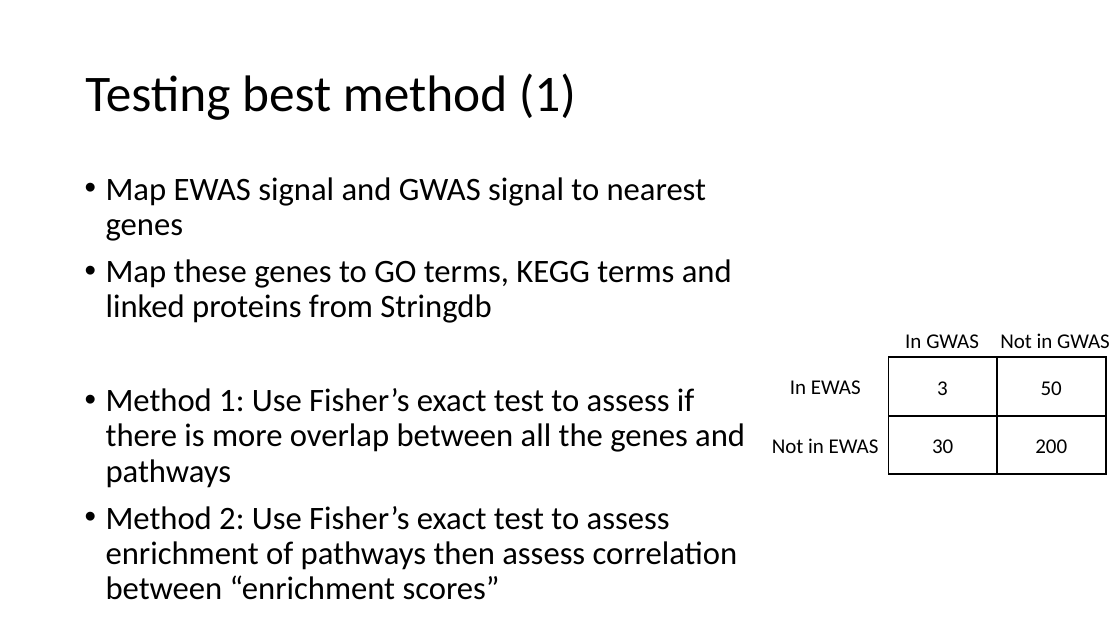
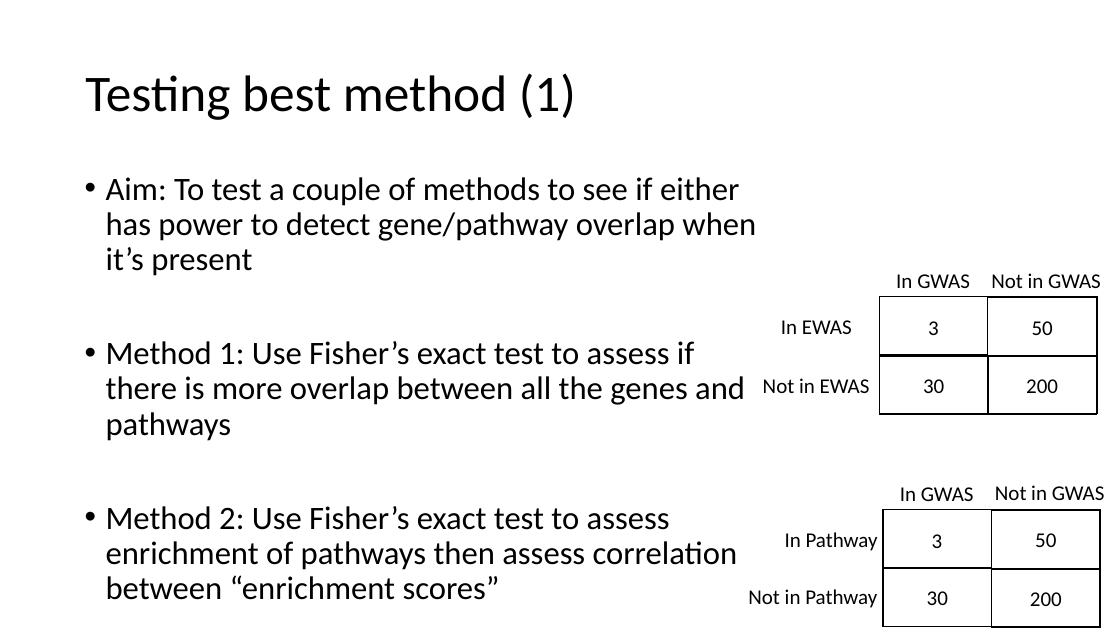
Before and after one commit to thomasbattram/thesis, a slide deck: slide 7 of meetings/2020-07-01/ewas-gwas-comparison-paper.pptx (slide 5 before the commit). Drawn at 1120x630 pixels with LibreOffice and Linux fonts; fonts in the diff are those of the drawing. Boxes give left, top, right and bottom in pixels: in the first picture for what was removed or moved away, otherwise in the second. Text is boxed around its words. In the diff, an @@ line names an element or a change of style, - is before the commit and + after.

```diff
--- a/meetings/2020-07-01/ewas-gwas-comparison-paper.pptx
+++ b/meetings/2020-07-01/ewas-gwas-comparison-paper.pptx
@@ text at bbox=[106, 177, 756, 276]: text changed @@
-• Map EWAS signal and GWAS signal to nearest genes
-• Map these genes to GO terms, KEGG terms and linked proteins from Stringdb
+• Aim: To test a couple of methods to see if either has power to detect gene/pathway overlap when it’s present
@@ 5 texts, 5 rectangles: place and size @@
-5 texts, 5 rectangles at bbox=[772, 333, 1110, 475]
+5 texts, 5 rectangles at bbox=[763, 273, 1101, 414]
@@ group added at bbox=[748, 485, 1105, 627]: 5 rectangles, 5 texts @@
+In GWAS
+Not in GWAS
+In Pathway
+30
+Not in Pathway
+50
+200
+3
```
Also in this commit, not shown: 5 other slides changed, 4 slides added, 1 slide removed, 2 other files.
